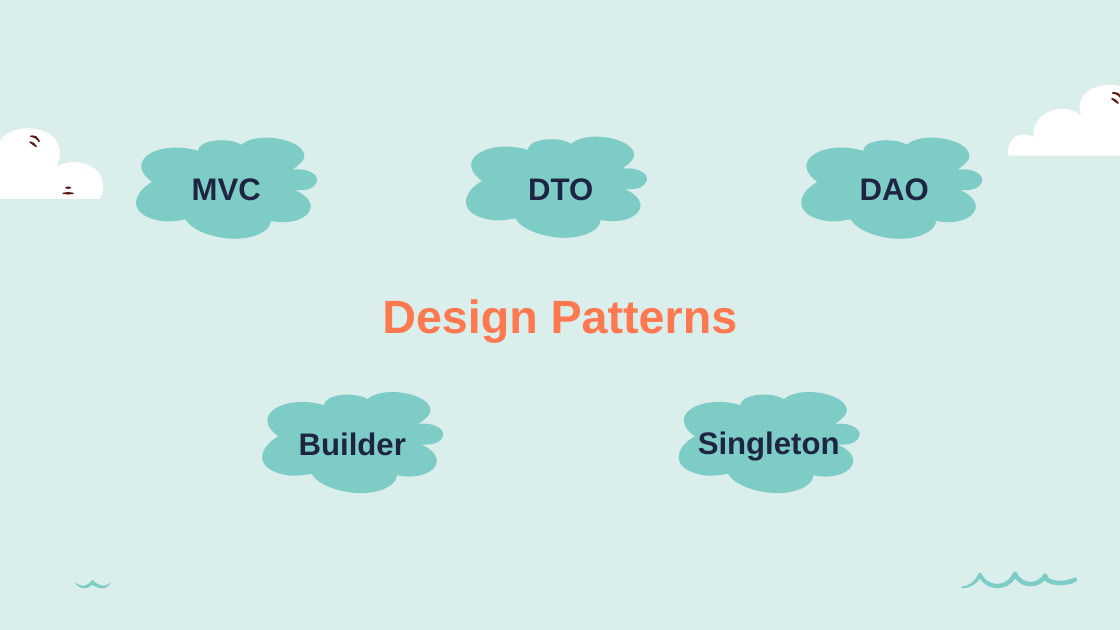
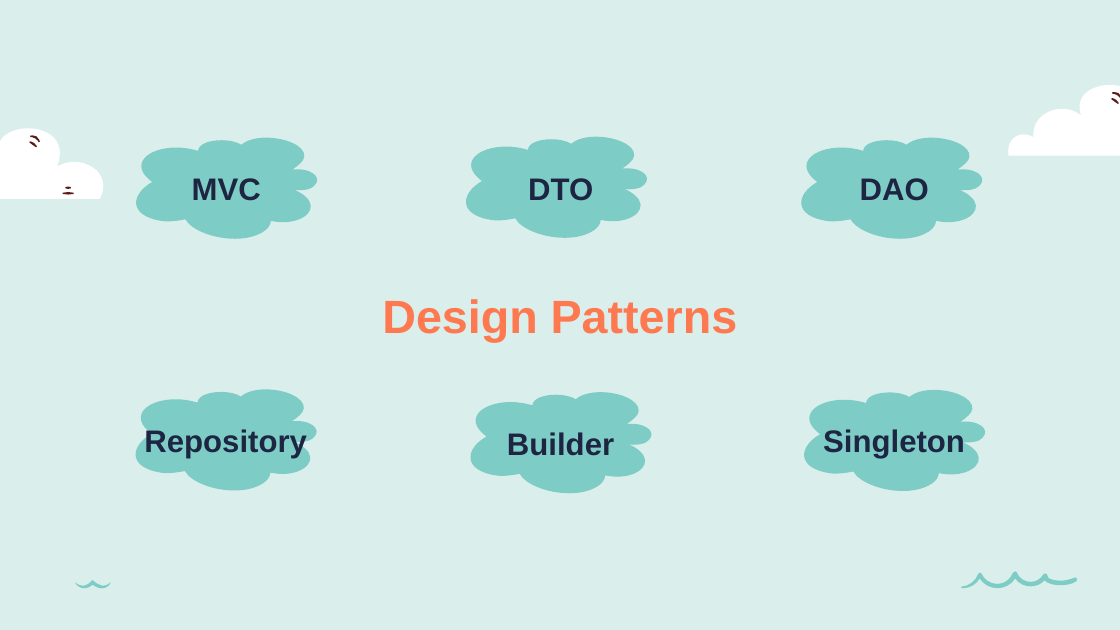
Before and after one commit to mvardzhieva/airbnb, a slide deck: slide 8 of Design/AirbnbPresentation.pptx. Drawn at 1120x630 pixels with LibreOffice and Linux fonts; fonts in the diff are those of the drawing. Boxes give left, top, right and bottom in pixels: in the first picture for what was removed or moved away, otherwise in the second. Text is boxed around its words. In the diff, an @@ line names an element or a change of style, - is before the commit and + after.

Commit message:
Refactoring, changes to presentation

```diff
--- a/Design/AirbnbPresentation.pptx
+++ b/Design/AirbnbPresentation.pptx
@@ freeform shape added at [127,390,324,491], fill #7ECCC6 @@
@@ title "Builder": place and size @@
-title "Builder" at [299,432,406,456]
+title "Builder" at [507,432,614,456]
@@ freeform shape: place and size @@
-freeform shape at [253,392,450,493]
+freeform shape at [461,392,659,493]
@@ title "Singleton": place and size @@
-title "Singleton" at [698,431,840,461]
+title "Singleton" at [823,429,965,459]
@@ freeform shape: place and size @@
-freeform shape at [670,392,867,493]
+freeform shape at [795,390,992,491]
@@ text added at [144,428,307,459], 20 pt, text #1D2542, bold @@
+Repository
```
Also in this commit, not shown: 4 other files.
